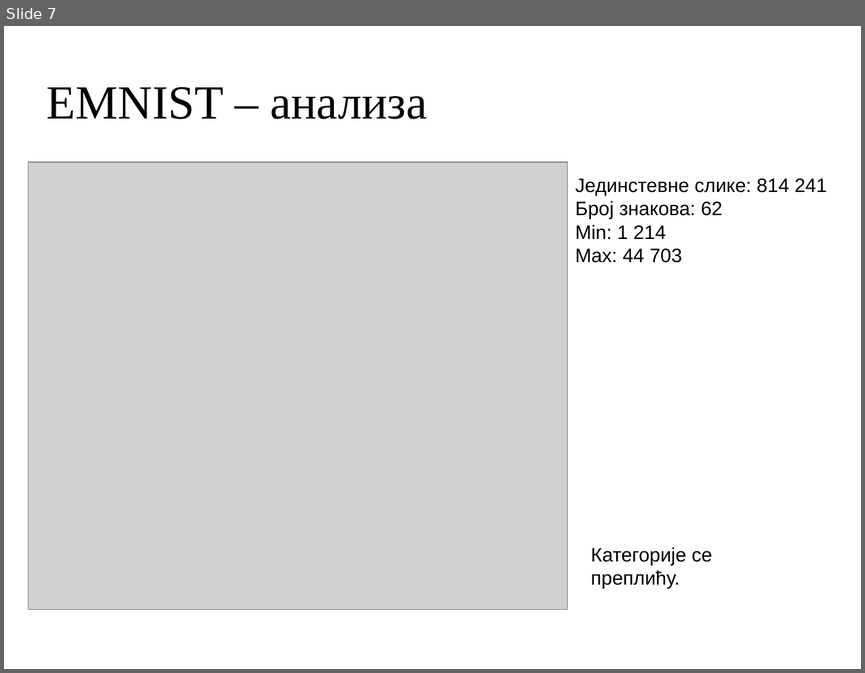
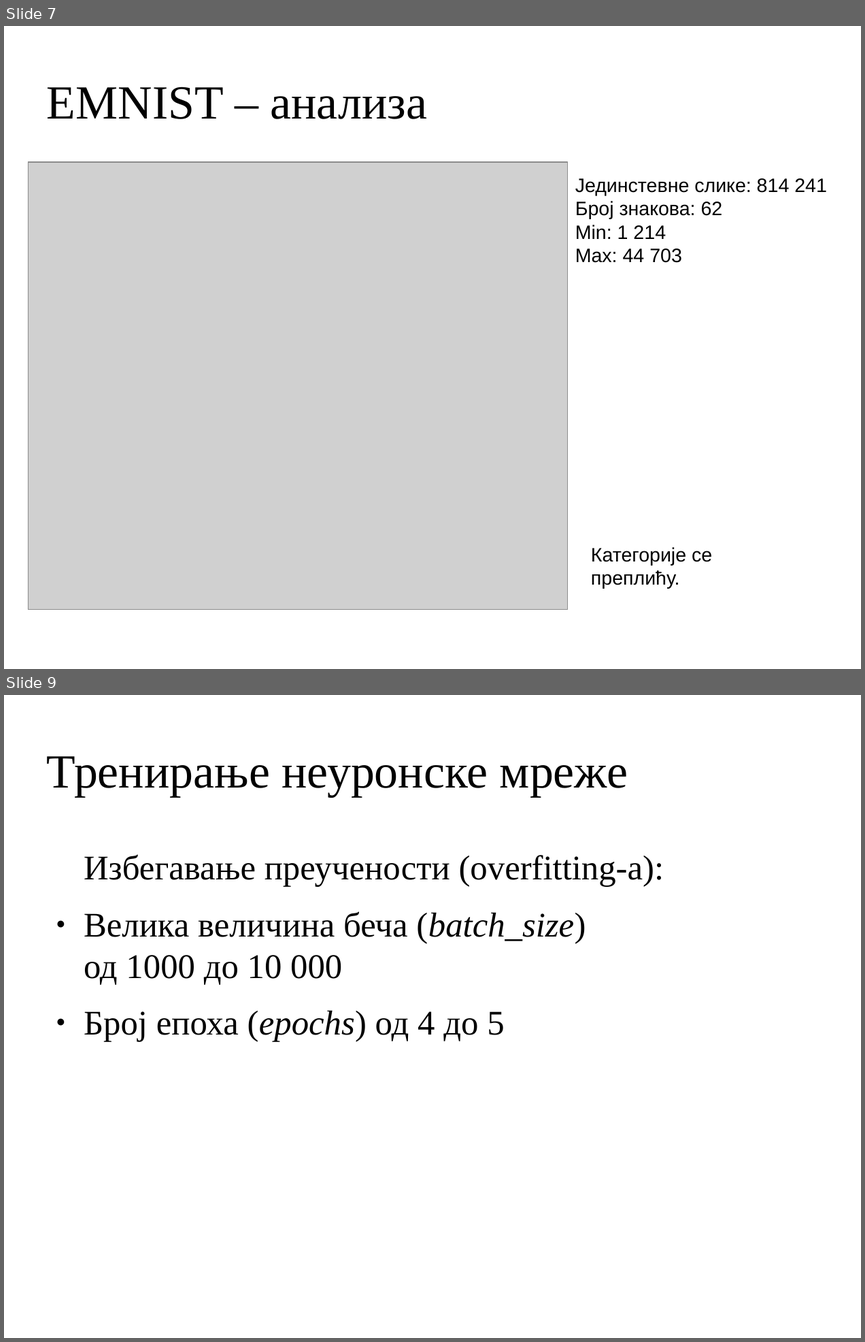
Before and after one commit to MihailoVukorep/mitnop_proj, a slide deck: docs/presentation.odp. Shown one above the other, each under a label of ours: slide 7 before the commit, slides 7 and 9 after it; the slides between them are not shown. The pictures are 865x673 and 865x1342 pixels, drawn with LibreOffice and Linux fonts; fonts in the diff are those of the drawing; grey boxes stand for pictures; background and template pictures are left out. Boxes give left, top, right and bottom in pixels: in the first picture for what was removed or moved away, otherwise in the second. Text is boxed around its words. In the diff, an @@ line names an element or a change of style, - is before the commit and + after.

```diff
--- a/docs/presentation.odp
+++ b/docs/presentation.odp
@@ slide 9 added at <box>4,695,861,1338</box>, background picture (left out) @@
@@ title added at <box>47,756,628,797</box>, 44 pt, text #000000 @@
+Тренирање неуронске мреже
@@ text added at <box>84,854,664,1042</box>, 32 pt, text #000000 @@
+Избегавање преучености (overfitting-а):
+● Велика величина беча (batch_size)
+  од 1000 до 10 000
+● Број епоха (epochs) од 4 до 5
```
Also in this commit, not shown: 3 slides changed, 9 other slides added, 7 slides removed, 3 other files.
